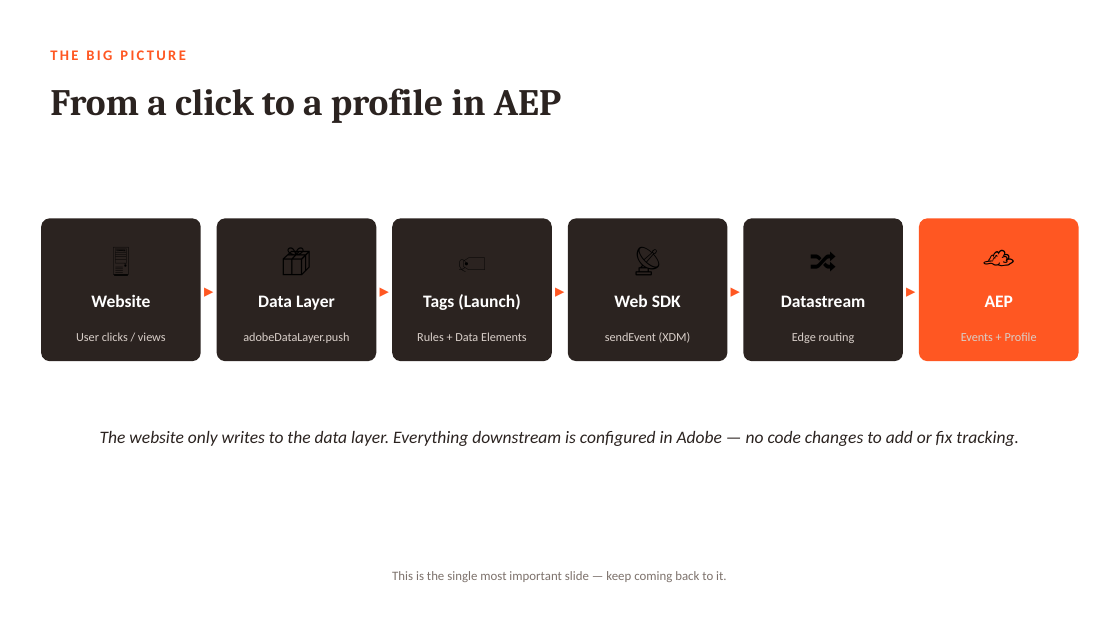
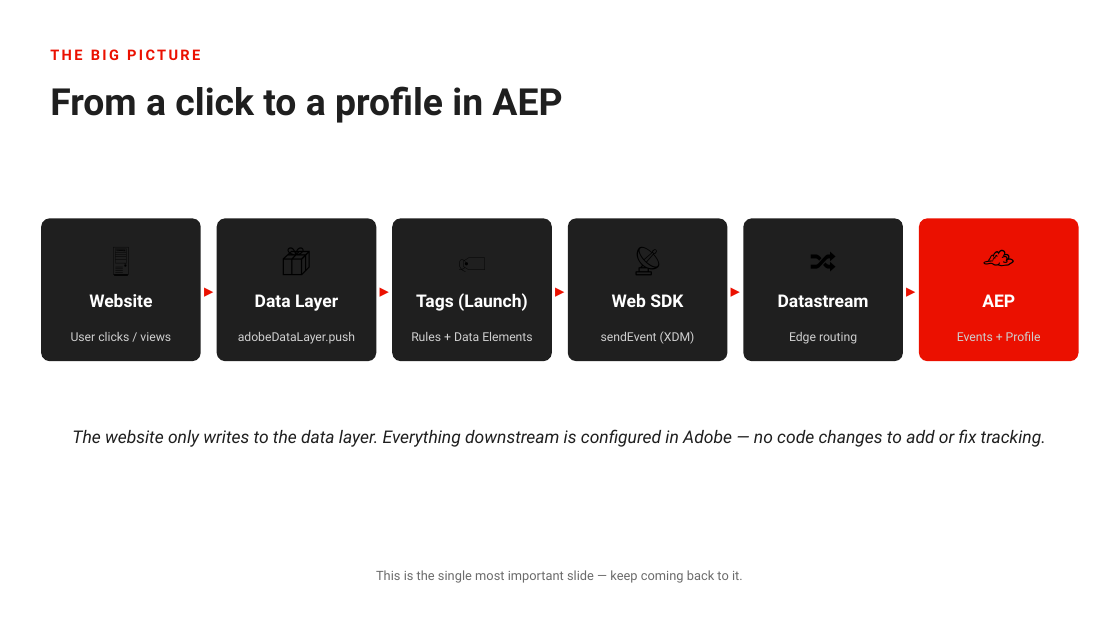
Before and after one commit to princeparvat80/aep-data-collection-food-demo, a slide deck: slide 3 of presentation/Feastly-DataCollection-to-AEP.pptx. Drawn at 1120x630 pixels with LibreOffice and Linux fonts; fonts in the diff are those of the drawing. Boxes give left, top, right and bottom in pixels: in the first picture for what was removed or moved away, otherwise in the second. Text is boxed around its words. In the diff, an @@ line names an element or a change of style, - is before the commit and + after.

```diff
--- a/presentation/Feastly-DataCollection-to-AEP.pptx
+++ b/presentation/Feastly-DataCollection-to-AEP.pptx
@@ text "THE BIG PICTURE" at [50,49,200,60]: font Calibri to Roboto, text colour #FF5722 to #EB1000 @@
@@ text "From a click to a ..." at [50,86,562,123]: font Cambria to Roboto, text colour #2B2320 to #1F1F1F @@
@@ fill #2B2320 to #1F1F1F in 5 elements at [41,218,201,361], [217,218,376,361], [392,218,552,361], [568,218,728,361], [744,218,903,361] @@
@@ rounded rectangle at [919,218,1079,361]: fill #FF5722 to #EB1000 @@
@@ text colour #FF5722 to #EB1000 in 5 elements at [199,269,218,311], [375,269,394,311], [550,269,570,311], [726,269,745,311], [902,269,921,311] @@
@@ font Calibri to Roboto in 6 elements at [89,294,152,307], [255,294,338,311], [416,293,528,311], [612,294,683,307], [778,294,869,307], [982,294,1015,307] @@
@@ font Calibri to Roboto, text colour #D9CFC9 to #CFCFCF in 6 elements at [71,332,171,341], [238,332,355,344], [411,332,532,341], [601,331,695,344], [789,332,857,344], [957,331,1041,341] @@
@@ text "The website only writes to ..." at [72,429,1046,447]: font Calibri to Roboto, text colour #2B2320 to #1F1F1F @@
@@ text "This is the single most ..." at [376,570,743,583]: font Calibri to Roboto, text colour #7D726C to #6B6B6B @@
```
Also in this commit, not shown: 22 other slides changed, 1 other file.
